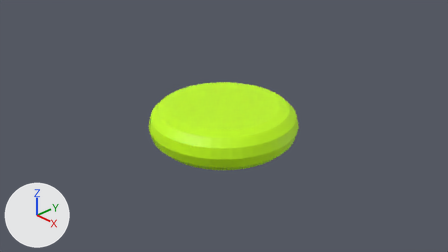
What one commit did to the Blender file site/assets/doughnut.blend.
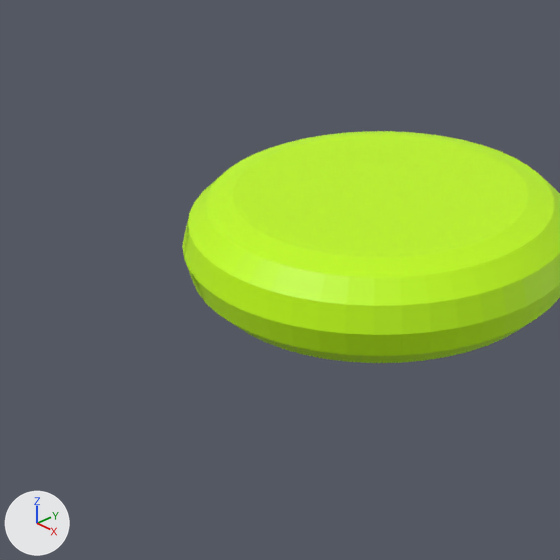
Each version is shown from the file's camera 'Camera', then close up on the part from 18% to 65% of the width and 13% to 97% of the height. Lighting does not change. The marker at lower left points along +X, +Y and +Z. The last two pictures show the newer version.
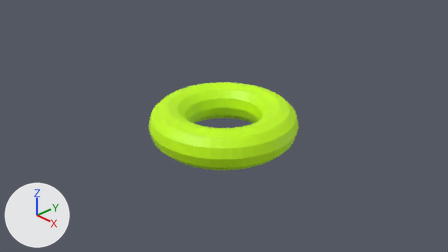
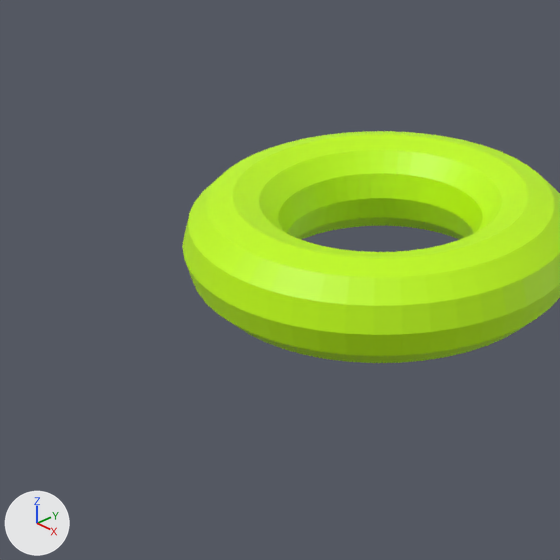
Location of each change, [x1, y1, x2, y2] in pixels of the close-ups (560 x 560 px; the box of a moved part takes in the faces that stretch with it):
part 1 of me_torus, moved or reshaped: before [184, 135, 528, 303]; after [232, 135, 528, 258]

The edits, one by one:
me_torus is used by ob_torus; location (0.0, 0.0, 0.0).
me_torus had 504 vertices, 565 faces and spanned x -1.35..1.35, y -1.35..1.35, z -0.35..0.35.
me_torus now has 576 vertices, 576 faces and spans x -1.35..1.35, y -1.35..1.35, z -0.35..0.35.
Part 1, on me_torus:
113 faces are deleted.
72 vertices are added at x -0.82..0.5, y -0.82..0.82, z -0.17..0.3.
124 new faces join them.
